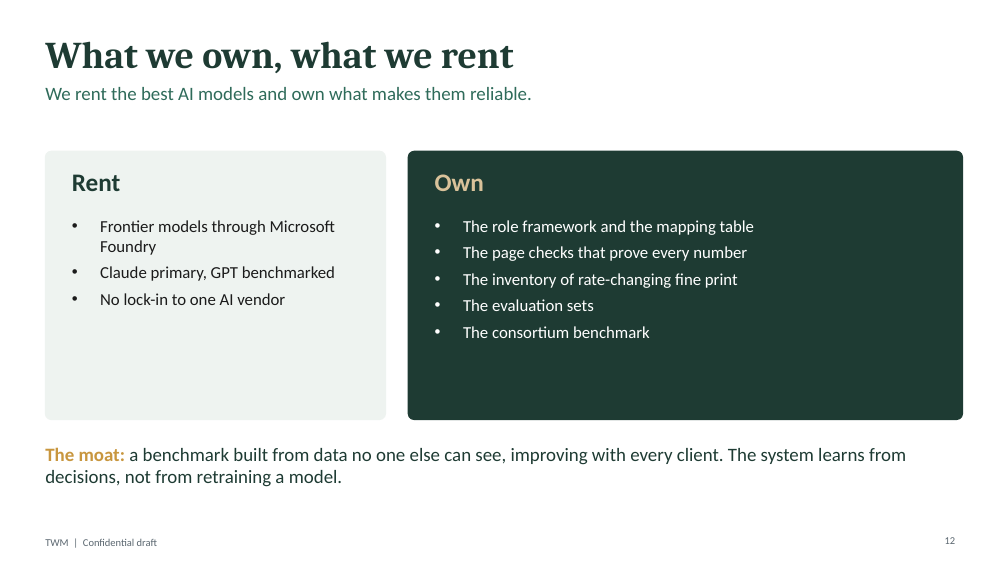
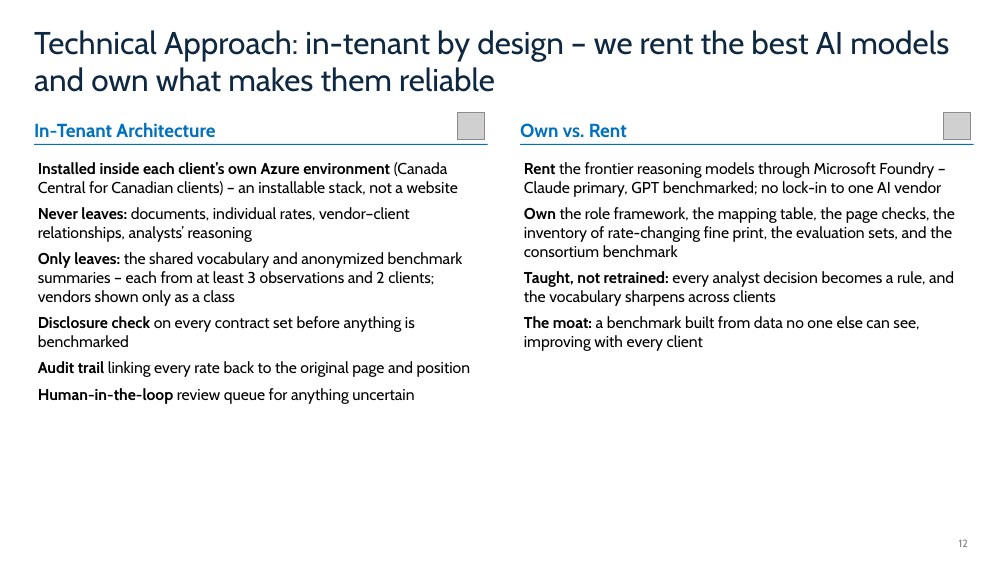
Before and after one commit to kylemac7807/twm-platform, a slide deck: slide 12 of docs/story/twm-pitch-deck.pptx. Drawn at 1008x567 pixels with LibreOffice and Linux fonts; fonts in the diff are those of the drawing; grey boxes stand for pictures. Boxes give left, top, right and bottom in pixels: in the first picture for what was removed or moved away, otherwise in the second. Text is boxed around its words. In the diff, an @@ line names an element or a change of style, - is before the commit and + after.

```diff
--- a/docs/story/twm-pitch-deck.pptx
+++ b/docs/story/twm-pitch-deck.pptx
@@ title "Technical Approach: in-tenant by design ..." at (34,30,949,92): vertical alignment middle to top @@
@@ title at (34,30,949,92): text changed; size 36 to 30 pt; font Cambria to Cabin; text colour #1E3B33 to #0E2841; bold off @@
-What we own, what we rent
+Technical Approach: in-tenant by design – we rent the best AI models and own what makes them reliable
@@ text removed at (45,87,532,100) @@
-We rent the best AI models and own what makes them reliable.
@@ picture added at (457,113,485,140) @@
@@ text "Own vs. Rent" at (520,123,627,138): vertical alignment top to bottom @@
@@ picture added at (944,113,971,140) @@
@@ text added at (34,122,215,138), 18 pt, text #0070C0, bold @@
+In-Tenant Architecture
@@ line added from (34, 144) to (488, 144), #0070C0 1 pt @@
@@ text at (520,123,627,138): text changed; size 24 to 18 pt; font Calibri to Cabin; text colour #D9C29A to #0070C0 @@
-Own
+Own vs. Rent
@@ line added from (520, 144) to (974, 144), #0070C0 1 pt @@
@@ text at (38,162,470,404): text changed; size 16 to 15 pt; font Calibri to Cabin; text colour #1B1B1B to #000000 @@
-• Frontier models through Microsoft Foundry
-• Claude primary, GPT benchmarked
-• No lock-in to one AI vendor
+• Installed inside each client’s own Azure environment (Canada Central for Canadian clients) – an installable stack, not a website
+• Never leaves: documents, individual rates, vendor–client relationships, analysts’ reasoning
+• Only leaves: the shared vocabulary and anonymized benchmark summaries – each from at least 3 observations and 2 clients; vendors shown only as a class
+• Disclosure check on every contract set before anything is benchmarked
+• Audit trail linking every rate back to the original page and position
+• Human-in-the-loop review queue for anything uncertain
@@ rounded rectangle removed at (45,151,386,420) @@
@@ text removed at (72,174,121,191) @@
-Rent
@@ rounded rectangle removed at (408,151,963,420) @@
@@ text at (524,162,955,351): text changed; size 18 to 15 pt; font Calibri to Cabin; text colour #1E3B33 to #000000 @@
-The moat: a benchmark built from data no one else can see, improving with every client. The system learns from decisions, not from retraining a model.
+• Rent the frontier reasoning models through Microsoft Foundry – Claude primary, GPT benchmarked; no lock-in to one AI vendor
+• Own the role framework, the mapping table, the page checks, the inventory of rate-changing fine print, the evaluation sets, and the consortium benchmark
+• Taught, not retrained: every analyst decision becomes a rule, and the vocabulary sharpens across clients
+• The moat: a benchmark built from data no one else can see, improving with every client
@@ text removed at (463,220,754,338) @@
-• The role framework and the mapping table
-• The page checks that prove every number
-• The inventory of rate-changing fine print
-• The evaluation sets
-• The consortium benchmark
@@ text removed at (45,539,157,546) @@
-TWM | Confidential draft
@@ page number: place and size @@
-page number at (945,537,956,544)
+page number at (959,539,968,547)
@@ page number at (959,539,968,547): font Calibri to Cabin, text colour #5B6770 to #7F7F7F @@
```
Also in this commit, not shown: 9 other slides changed, 18 slides added, 20 slides removed, 3 other files.
